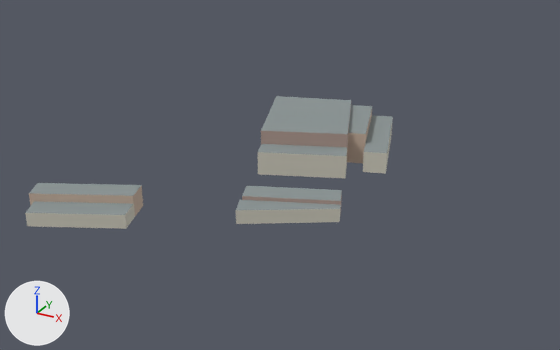
The glTF model game/assets/resources/districts/flushing/context-0-0.gltf, before and after one commit.
Both versions are drawn from a 50 mm lens placed at (159.5, -259.7, 106.7), pointed at (46.5, -54.3, 4.0). The axes (+X, +Y, +Z) are drawn at lower left. The lights are the same throughout. The picture after the commit comes second. Vertices at exactly the same position are counted once.

Script lines for the objects in view, before the commit:
```python
me_context_0_0 = bpy.data.meshes.new('context-0-0')
me_context_0_0.from_pydata(...)  # 58 vertices, 80 faces; spans x -13.4..74.8, y -115.8..8.5, z 0.0..13.1
# faces by material slot: [16, 32, 16, 16]
me_context_0_0.materials.append(mat_nyc_wall_0)  # beige #c7b1a0
me_context_0_0.materials.append(mat_nyc_wall_1)  # light grey #d0cdbf
me_context_0_0.materials.append(mat_nyc_wall_2)  # beige #ad978e
me_context_0_0.materials.append(mat_nyc_roof)  # grey #8b9595
ob_context_0_0 = bpy.data.objects.new('context-0-0', me_context_0_0)
ob_context_0_0.location = (0.0, 0.0, 0.0)
```
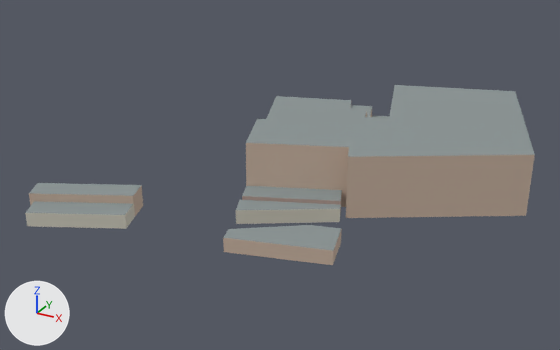
Boxes [x1, y1, x2, y2] around the edits, measured in the pictures (560 x 350 px):
```json
{"object": "context-0-0", "change": "reshaped", "before": [25, 96, 393, 229], "after": [25, 85, 535, 265], "on screen": "38% wider, 35% taller"}
{"part": 1, "of": "me_context_0_0", "change": "added", "after": [223, 85, 535, 265]}
```

The change, as JSON lines over the scene's bpy script:
```json
{"block": "me_context_0_0", "where": "# used by ob_context_0_0; location = (0.0, 0.0, 0.0)"}
{"op": "remove", "block": "me_context_0_0", "code": "me_context_0_0.from_pydata(...)  # 58 vertices, 80 faces; spans x -13.4..74.8, y -115.8..8.5, z 0.0..13.1"}
{"op": "add", "block": "me_context_0_0", "code": "me_context_0_0.from_pydata(...)  # 84 vertices, 127 faces; spans x -13.4..122.9, y -115.8..22.4, z 0.0..20.1"}
{"block": "me_context_0_0", "change": "me_context_0_0 part 1"}
{"block": "me_context_0_0", "change": "13 vertices are added at x 52.8..122.9, y -100.8..22.4, z 0.0..20.1"}
{"block": "me_context_0_0", "change": "8 new vertices lie (0.0, 0.0, 20.1) away from vertices in x 35.2..73.4, y -70.1..8.5, z 0.0"}
{"block": "me_context_0_0", "change": "5 new vertices lie (0.0, 0.0, 4.5) away from vertices in x 52.8..84.0, y -100.8..-80.0, z 0.0"}
{"block": "me_context_0_0", "change": "34 new faces join them, mat_nyc_wall_0 (beige #c7b1a0)"}
{"block": "me_context_0_0", "change": "13 new faces join them, mat_nyc_roof (grey #8b9595)"}
```
